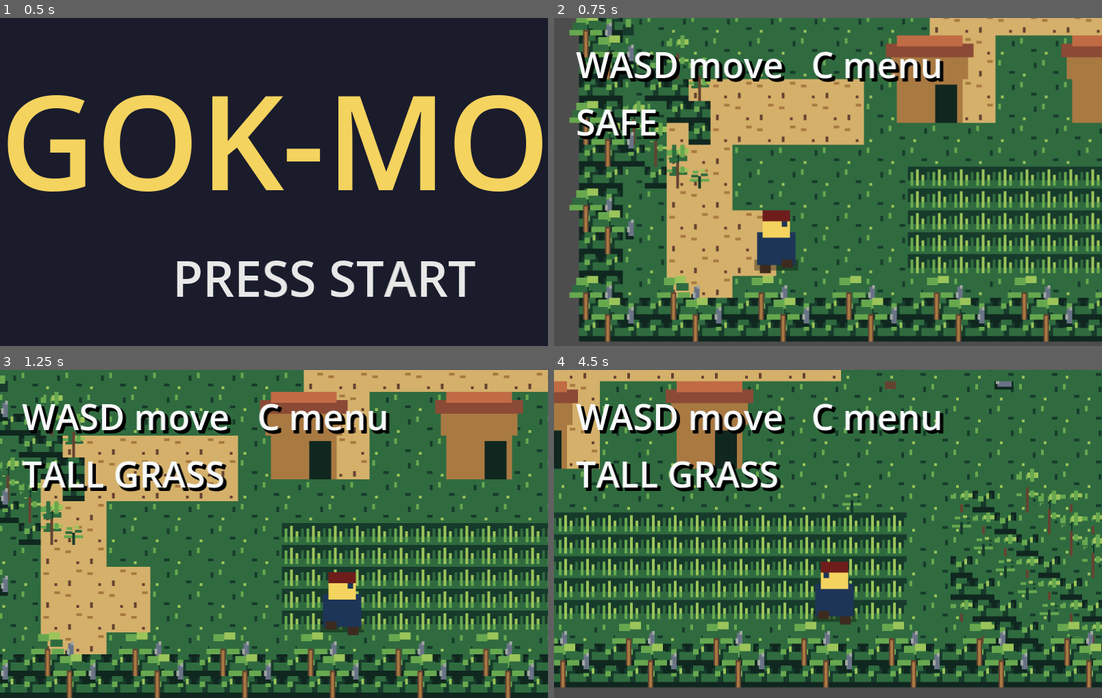
Above: before the commit, frames 1-4 (two rows, left to right).
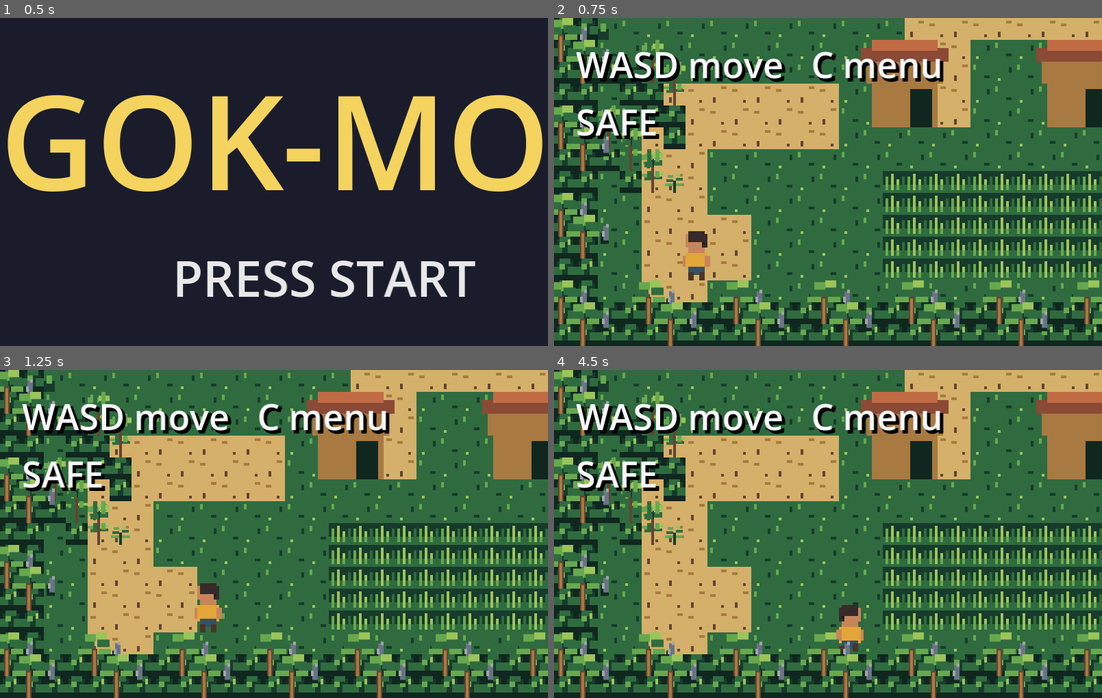
Above: after the commit, the same moments.

Repository: quentinbuilds/Brok-mon
Game: Godot game, scene res://main.tscn
The game is run twice, just before and just after one commit, with the same random seed, the same clock (stepped at 60 frames per second) and the same inputs.
Inputs (mouse positions are in pixels of both pictures, inside the frame that each line leads up to):
- Up to frame 1 (0.5 s): no input
- Up to frame 2 (0.75 s): tap Enter at 0.5 s; move the mouse to (948, 165) at 0.52 s; hold D (move_right) from 0.53 s (still down); tap Z (btn_a) at 0.6 s; click (948, 165) at 0.67 s
- Up to frame 3 (1.25 s): keep holding D (move_right); tap Space at 0.77 s
- Up to frame 4 (4.5 s): move the mouse to (718, 550) at 1.27 s; release D (move_right) at 1.28 s; hold S (move_down) 1.28-2.03 s; tap X (btn_b) at 1.35, 4.35 s; tap Space at 1.52, 3.02, 3.5, 3.77 s; move the mouse to (882, 461) at 2.02 s; hold D (move_right) 2.03-2.78 s; tap Enter at 2.1, 4.25 s; move the mouse to (800, 599) at 2.77 s; hold W (move_up) 2.78-3.53 s; tap Tab at 2.85 s; click (800, 599) at 2.92 s; move the mouse to (992, 583) at 3.52 s; hold A (move_left) from 3.53 s (still down); tap Z (btn_a) at 3.6 s; move the mouse to (663, 484) at 4.27 s

Frame 1 is identical in both runs. In frame 2, 52% of the frame differs, in the area x 0-100%, y 0-100%; in frame 3, 50%; in frame 4, 68%.

Commit message:
feat: add grid-step jungle movement
Co-authored-by: Cursor <cursoragent@cursor.com>

Diff:
--- a/game/states/overworld.gd
+++ b/game/states/overworld.gd
@@ -22,15 +22,15 @@
 
 	var cam := Camera2D.new()
 	cam.enabled = true
-	cam.position_smoothing_enabled = true
-	cam.position_smoothing_speed = 8.0
+	cam.position_smoothing_enabled = false
 	var map_size: Vector2 = _world.map_size_px()
 	cam.limit_left = 0
 	cam.limit_top = 0
 	cam.limit_right = int(map_size.x)
 	cam.limit_bottom = int(map_size.y)
-	cam.limit_smoothed = true
+	cam.limit_smoothed = false
 	_player.add_child(cam)
+	cam.position = cam.position.round()
 	cam.make_current()
 
 	var hud := CanvasLayer.new()
--- a/game/tests/autopilot/world_player.gd
+++ b/game/tests/autopilot/world_player.gd
@@ -52,6 +52,98 @@
 	report("spawn", world.spawn_position())
 	save_frame("00_overworld")
 
+	actor.try_step(Vector2.RIGHT)
+	await settle(2)
+	save_frame("00_step_right")
+	for _i in 12:
+		await get_tree().physics_frame
+	actor.position = world.spawn_position()
+	Game.player.position = actor.position
+
+	if (
+			actor.player_atlas == null
+			or actor.player_atlas.resource_path != "res://assets/sprites/player.png"
+	):
+		report("error", "player must use the imported player atlas")
+		finish()
+		return
+
+	var move_events := [0]
+	Events.player_moved.connect(func(_position): move_events[0] += 1)
+	var start_tile: Vector2i = actor.current_tile()
+	await press(InputManager.MOVE_RIGHT, 80)
+	if move_events[0] != 0:
+		report("error", "player_moved emitted before the step completed")
+		finish()
+		return
+	for _i in 12:
+		await get_tree().physics_frame
+	var after_tile: Vector2i = actor.current_tile()
+	if after_tile != start_tile + Vector2i.RIGHT:
+		report("error", "one input must move exactly one tile")
+		finish()
+		return
+	if int(actor.position.x) % GameConfig.TILE_SIZE != 0:
+		report("error", "player left the 8px grid")
+		finish()
+		return
+	if move_events[0] != 1:
+		report("error", "one completed step must emit player_moved exactly once")
+		finish()
+		return
+
+	var before_short_hold: Vector2i = actor.current_tile()
+	await press(InputManager.MOVE_RIGHT, 250)
+	for _i in 12:
+		await get_tree().physics_frame
+	if actor.current_tile() != before_short_hold + Vector2i.RIGHT:
+		report("error", "movement repeated before the hold delay")
+		finish()
+		return
+
+	var events_before_hold: int = move_events[0]
+	var before_hold: Vector2i = actor.current_tile()
+	await press(InputManager.MOVE_RIGHT, 350)
+	for _i in 12:
+		await get_tree().physics_frame
+	if actor.current_tile() != before_hold + Vector2i.RIGHT * 2:
+		report("error", "held movement must repeat after the hold delay")
+		finish()
+		return
+	if move_events[0] != events_before_hold + 2:
+		report("error", "held movement emitted the wrong number of completed steps")
+		finish()
+		return
+
+	var blocked_attempt := _find_blocked_attempt(world)
+	if blocked_attempt.is_empty():
+		report("error", "could not find a blocked movement fixture")
+		finish()
+		return
+	actor.position = blocked_attempt.position
+	Game.player.position = actor.position
+	var blocked_start: Vector2 = actor.position
+	var blocked_events: int = move_events[0]
+	if actor.try_step(blocked_attempt.direction):
+		report("error", "blocked step unexpectedly started")
+		finish()
+		return
+	if actor.position != blocked_start:
+		report("error", "blocked step changed player position")
+		finish()
+		return
+	if Game.player.direction != blocked_attempt.direction:
+		report("error", "blocked step did not update facing")
+		finish()
+		return
+	if move_events[0] != blocked_events:
+		report("error", "blocked step emitted player_moved")
+		finish()
+		return
+
+	actor.position = world.spawn_position()
+	Game.player.position = actor.position
+
 	var start: Vector2 = actor.position
 	await press(InputManager.MOVE_UP, 280)
 	await settle(2)
@@ -78,7 +170,7 @@
 
 	actor.position = world.spawn_position()
 	Game.player.position = actor.position
-	await press(InputManager.MOVE_RIGHT, 900)
+	await press(InputManager.MOVE_RIGHT, 1800)
 	await settle(2)
 	report("in_grass", actor.is_in_encounter_zone())
 	save_frame("03_grass")
@@ -93,6 +185,10 @@
 		if child is Camera2D:
 			camera = child
 			break
+	if camera == null or camera.position_smoothing_enabled or camera.limit_smoothed:
+		report("error", "camera must be pixel-snapped without smoothing")
+		finish()
+		return
 	for landmark in [
 		["04_fossil_clearing", "fossil_clearing", Vector2(12, 12)],
 		["05_pond", "pond", Vector2(52, 12)],
@@ -118,6 +214,22 @@
 	finish()
 
 
+func _find_blocked_attempt(world: Node) -> Dictionary:
+	var body := Vector2(24, 24)
+	var directions := [Vector2.UP, Vector2.DOWN, Vector2.LEFT, Vector2.RIGHT]
+	var size: Vector2i = Vector2i(world.map_size_px())
+	for y in range(0, size.y - int(body.y) + 1, GameConfig.TILE_SIZE):
+		for x in range(0, size.x - int(body.x) + 1, GameConfig.TILE_SIZE):
+			var position := Vector2(x, y)
+			if not world.can_stand(position, body):
+				continue
+			for direction in directions:
+				if not world.can_stand(
+						position + direction * GameConfig.TILE_SIZE, body):
+					return {"position": position, "direction": direction}
+	return {}
+
+
 func _find_world() -> Node:
 	var scene := get_tree().current_scene
 	if scene == null:
--- a/game/world/player_actor.gd
+++ b/game/world/player_actor.gd
@@ -2,10 +2,18 @@
 ## Overworld actor. Reads InputManager only. Emits Events.player_moved.
 
 const BODY := Vector2(24, 24)
+const STEP_PIXELS := 8.0
+const STEP_SECONDS := 0.10
+const HOLD_DELAY := 0.18
 
 var world: Node = null
-var _walk_phase: float = 0.0
+var player_atlas: Texture2D = preload("res://assets/sprites/player.png")
+var _step_start := Vector2.ZERO
+var _step_target := Vector2.ZERO
+var _step_elapsed := 0.0
 var _moving: bool = false
+var _held_time := 0.0
+var _last_direction := Vector2.ZERO
 var _frame: int = 0
 
 
@@ -23,54 +31,68 @@
 	return _moving
 
 
+func current_tile() -> Vector2i:
+	return world.world_to_tile(position + BODY * 0.5)
+
+
 func is_in_encounter_zone() -> bool:
 	if world == null:
 		return false
 	return world.is_encounter_zone(position + BODY * 0.5)
 
 
+func try_step(direction: Vector2) -> bool:
+	Game.player.direction = direction
+	var target := position + direction * STEP_PIXELS
+	if not world.can_stand(target, BODY):
+		queue_redraw()
+		return false
+	_step_start = position
+	_step_target = target
+	_step_elapsed = 0.0
+	_moving = true
+	_frame = 1
+	queue_redraw()
+	return true
+
+
 func tick(delta: float) -> void:
-	var move: Vector2 = InputManager.move_vector()
-	_moving = move != Vector2.ZERO
 	if _moving:
-		Game.player.direction = move
-		_walk_phase += delta * 10.0
-		_frame = 1 if int(_walk_phase) % 2 == 0 else 0
-		var next: Vector2 = position + move * Game.player.movement_speed * delta
-		if world.can_stand(next, BODY):
-			position = next
+		_step_elapsed += delta
+		var weight := minf(_step_elapsed / STEP_SECONDS, 1.0)
+		position = _step_start.lerp(_step_target, weight).round()
+		if weight >= 1.0:
+			position = _step_target.round()
+			_moving = false
+			_frame = 0
 			Game.player.position = position
 			Events.player_moved.emit(position)
+			queue_redraw()
+		return
+	var direction := InputManager.move_vector()
+	if direction == Vector2.ZERO:
+		_held_time = 0.0
+		_last_direction = Vector2.ZERO
+		return
+	if direction != _last_direction:
+		_last_direction = direction
+		_held_time = 0.0
+		try_step(direction)
 	else:
-		_walk_phase = 0.0
-		_frame = 0
-	queue_redraw()
+		_held_time += delta
+		if _held_time >= HOLD_DELAY:
+			try_step(direction)
 
 
 func _draw() -> void:
-	var bob := -2.0 if _moving and _frame == 1 else 0.0
-	var o := Vector2(0, bob)
-	var dir: Vector2 = Game.player.direction
-
-	draw_rect(Rect2(o + Vector2(4, 20), Vector2(16, 4)), Color(0, 0, 0, 0.35))
-	draw_rect(Rect2(o + Vector2(5, 10), Vector2(14, 12)), Color("1d3557"))
-	draw_rect(Rect2(o + Vector2(7, 2), Vector2(10, 10)), Color("f4d35e"))
-	draw_rect(Rect2(o + Vector2(7, 2), Vector2(10, 4)), Color("6f1d1b"))
-
-	if dir == Vector2.DOWN:
-		draw_rect(Rect2(o + Vector2(9, 6), Vector2(2, 2)), Color("1d3557"))
-		draw_rect(Rect2(o + Vector2(13, 6), Vector2(2, 2)), Color("1d3557"))
-	elif dir == Vector2.UP:
-		draw_rect(Rect2(o + Vector2(7, 2), Vector2(10, 8)), Color("6f1d1b"))
-	elif dir == Vector2.LEFT:
-		draw_rect(Rect2(o + Vector2(8, 6), Vector2(2, 2)), Color("1d3557"))
-	elif dir == Vector2.RIGHT:
-		draw_rect(Rect2(o + Vector2(14, 6), Vector2(2, 2)), Color("1d3557"))
-
-	var foot_y := 20.0 + (2.0 if _moving and _frame == 1 else 0.0)
-	if dir.x != 0.0 and _moving:
-		draw_rect(Rect2(o + Vector2(6, foot_y), Vector2(4, 3)), Color("3d2b1f"))
-		draw_rect(Rect2(o + Vector2(14, 20.0 + (0.0 if _frame == 1 else 2.0)), Vector2(4, 3)), Color("3d2b1f"))
-	else:
-		draw_rect(Rect2(o + Vector2(7, 20), Vector2(4, 3)), Color("3d2b1f"))
-		draw_rect(Rect2(o + Vector2(13, foot_y), Vector2(4, 3)), Color("3d2b1f"))
+	var direction: Vector2 = Game.player.direction
+	var column := 0
+	if direction == Vector2.UP:
+		column = 1
+	elif direction == Vector2.LEFT:
+		column = 2
+	elif direction == Vector2.RIGHT:
+		column = 3
+	var source := Rect2(column * 16, _frame * 20, 16, 20)
+	var destination := Rect2(Vector2(4, 4), Vector2(16, 20))
+	draw_texture_rect_region(player_atlas, destination, source)
